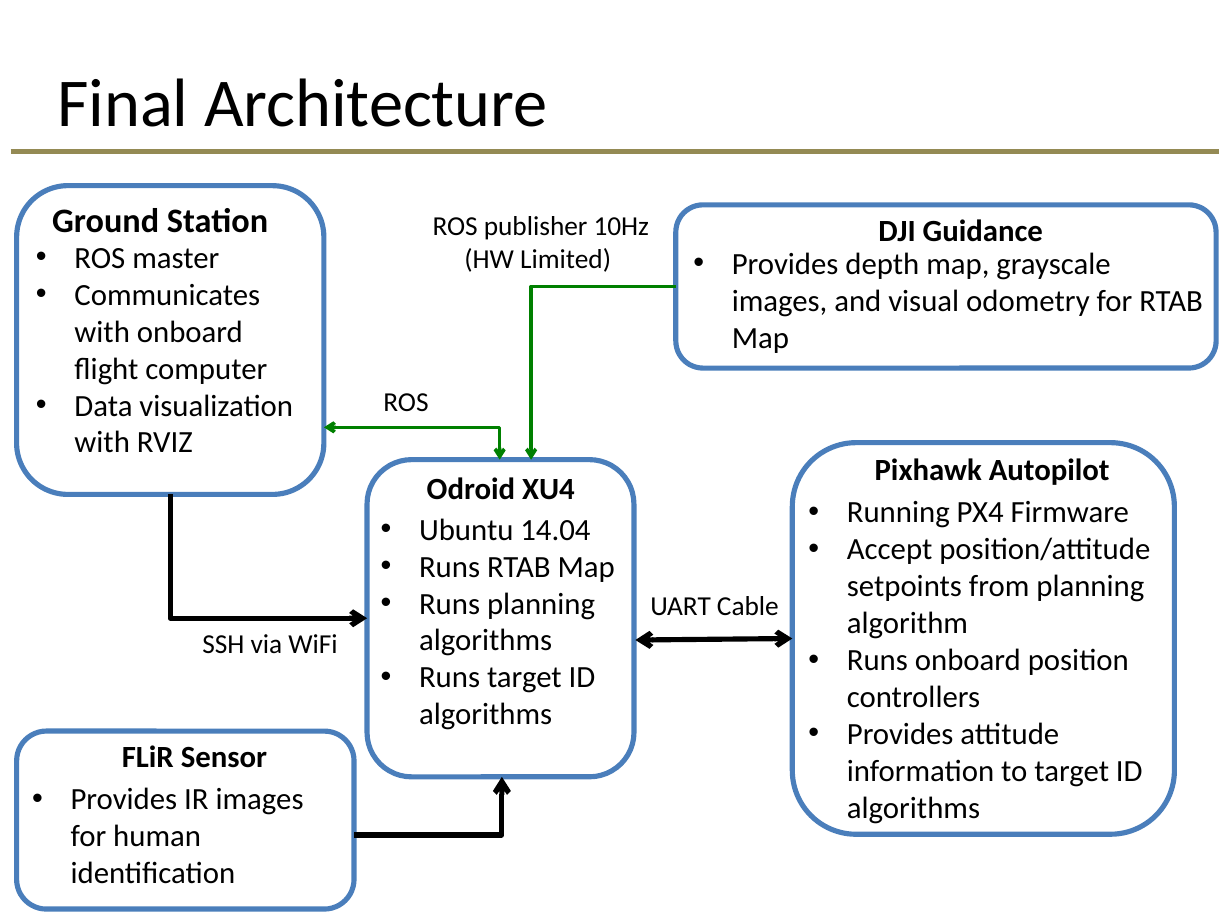
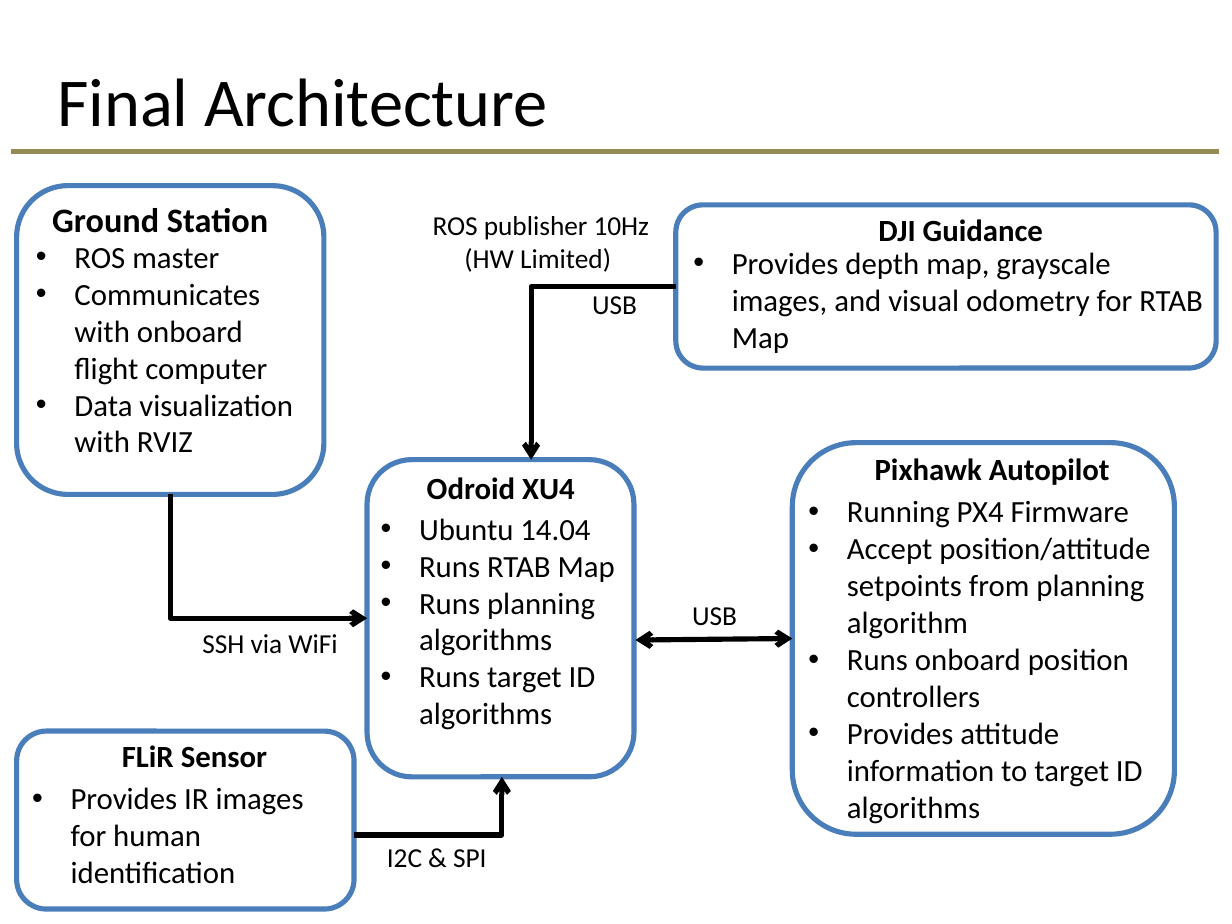
Before and after one commit to dtbinh/FlyNet, a slide deck: slide 6 of Presentations/frew_approved_block_diagrams.pptx. Drawn at 1232x924 pixels with LibreOffice and Linux fonts; fonts in the diff are those of the drawing. Boxes give left, top, right and bottom in pixels: in the first picture for what was removed or moved away, otherwise in the second. Text is boxed around its words. In the diff, an @@ line names an element or a change of style, - is before the commit and + after.

Commit message:
fixed for drew

```diff
--- a/Presentations/frew_approved_block_diagrams.pptx
+++ b/Presentations/frew_approved_block_diagrams.pptx
@@ elbow arrow (676, 287) - (531, 460): stroke #008000 2 pt to #000000 3 pt @@
@@ text added at box(592, 296, 637, 315), 16 pt, text #000000 @@
+USB
@@ text removed at box(383, 393, 428, 411) @@
-ROS
@@ elbow double arrow removed from (324, 428) to (500, 460) @@
@@ text at box(692, 607, 737, 626): text changed @@
-UART Cable
+USB
@@ text added at box(387, 849, 486, 867), 16 pt, text #000000 @@
+I2C & SPI
```
